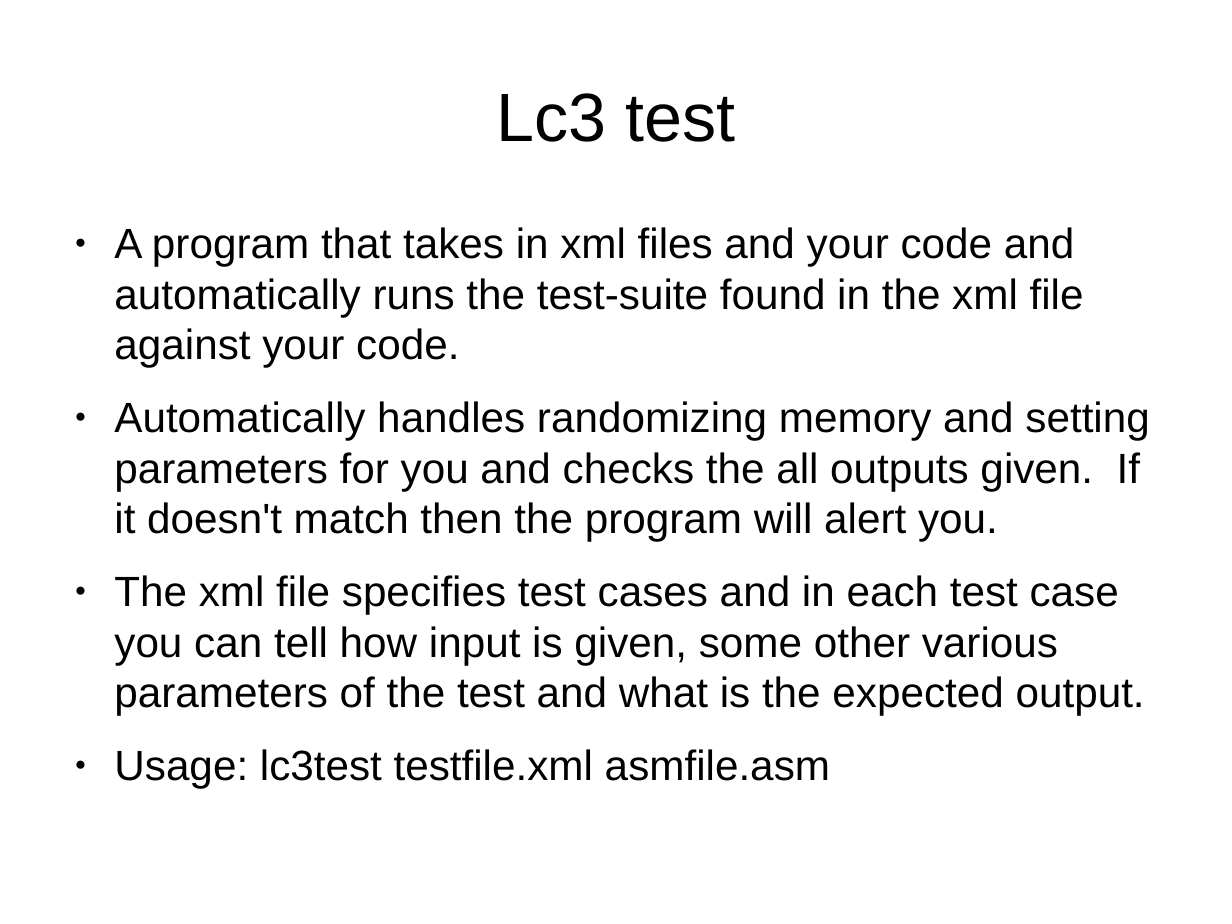
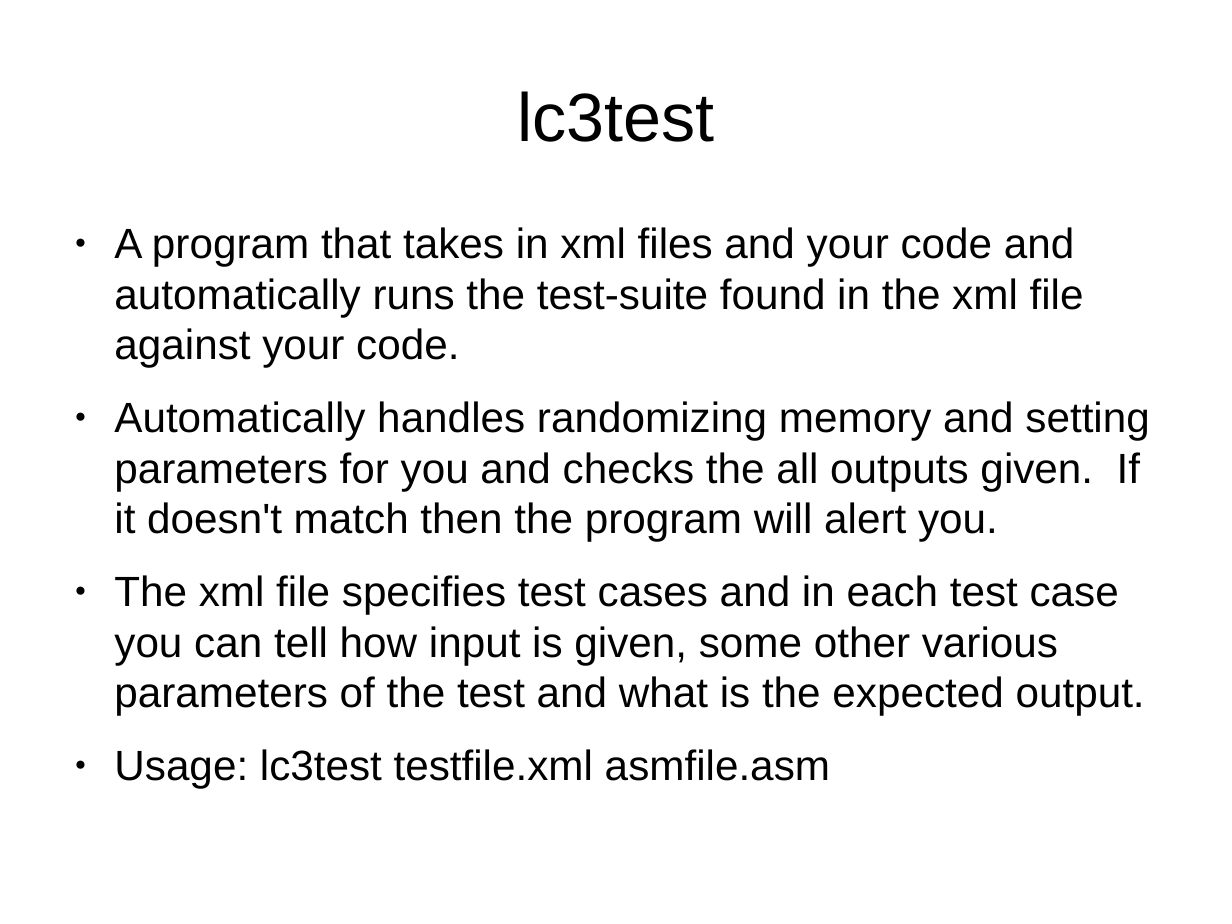
Before and after one commit to TricksterGuy/complx, a slide deck: slide 3 of doc/lc3test.odp. Drawn at 1232x924 pixels with LibreOffice and Linux fonts; fonts in the diff are those of the drawing. Boxes give left, top, right and bottom in pixels: in the first picture for what was removed or moved away, otherwise in the second. Text is boxed around its words. In the diff, an @@ line names an element or a change of style, - is before the commit and + after.

Commit message:
Update documentation <test-array> must now have at least one element

```diff
--- a/doc/lc3test.odp
+++ b/doc/lc3test.odp
@@ title at bbox=[517, 91, 714, 142]: text changed @@
-Lc3 test
+lc3test
```
Also in this commit, not shown: 1 other slide changed, 3 other files.
